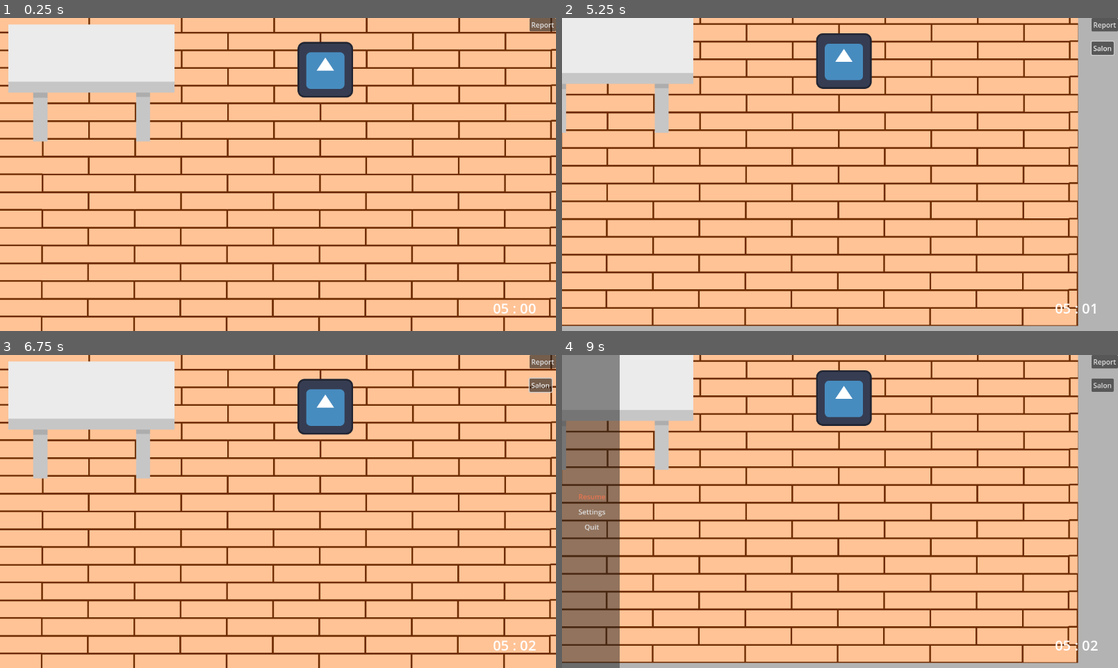
Above: before the commit, frames 1-4 (two rows, left to right).
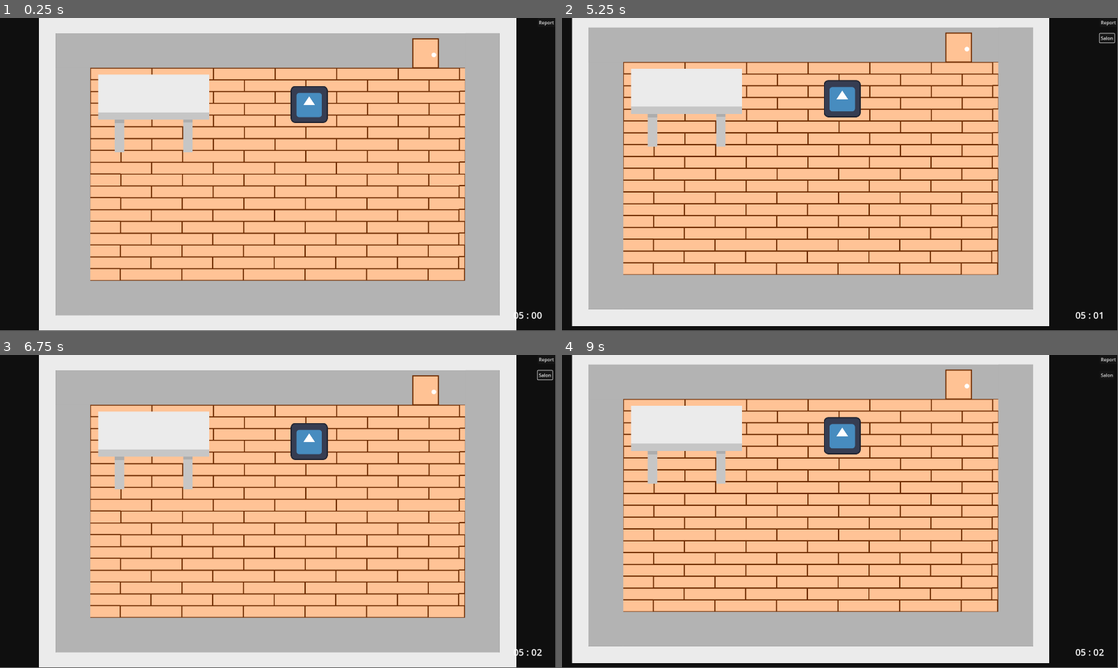
Above: after the commit, the same moments.

Repository: LeoGoder/IsAnythingWrong
Game: Godot game, scene res://scene/map.tscn
The game is run twice, just before and just after one commit, with the same random seed, the same clock (stepped at 60 frames per second) and the same inputs. The engine's default icon, where the game draws it, is replaced by a stand-in: a white triangle on a blue panel in a dark square.
Inputs (mouse positions are in pixels of both pictures, inside the frame that each line leads up to):
- Up to frame 1 (0.25 s): no input
- Up to frame 2 (5.25 s): click "Report" at 0.5 s; click "Salon" at 1.25 s; click "Report" at 2 s; click "Report" at 2.75 s; click "Salon" at 3.5 s; click "Salon" at 4.25 s; tap Enter at 5 s; move the mouse to (962, 158) at 5.02 s; tap A (previous) at 5.1 s
- Up to frame 3 (6.75 s): tap Space at 5.75 s; move the mouse to (166, 527) at 5.77 s; tap D (next) at 5.85 s; tap A (previous) at 6.05, 6.6 s; tap Enter at 6.5 s; move the mouse to (333, 442) at 6.52 s
- Up to frame 4 (9 s): tap Space at 7.25 s; move the mouse to (812, 574) at 7.27 s; tap A (previous) at 7.35, 8.3 s; tap Enter at 8 s; move the mouse to (1006, 558) at 8.02 s; tap D (next) at 8.1 s; tap Escape (pause) at 8.65 s; click "Resume" at 8.75 s
In our replay, the window is 800x450 before the commit and 799x449 after it. These sizes can differ from the game's own. Grey fills any space a smaller window leaves; there, only what the larger window draws over its background counts as a difference.

The runs differ from the first frame. In frame 1, 67% of the frame differs, in the area x 0-100%, y 0-100%; in frame 2, 68%; in frame 3, 67%; in frame 4, 69%.

Commit message:
[FEAT] resume button unpaused the game, main menu add camera moving based on mouse movement

Diff:
--- a/project.godot
+++ b/project.godot
@@ -17,8 +17,8 @@
 
 [display]
 
-window/size/viewport_width=1280
-window/size/viewport_height=720
+window/size/viewport_width=1920
+window/size/viewport_height=1080
 
 [input]
 
--- a/scene/main_menu.tscn
+++ b/scene/main_menu.tscn
@@ -1,11 +1,36 @@
-[gd_scene format=3 uid="uid://c4818b7dbg5ye"]
+[gd_scene load_steps=3 format=3 uid="uid://c4818b7dbg5ye"]
 
-[node name="main_menu" type="Control"]
+[ext_resource type="Texture2D" uid="uid://bkyqe8hvwqmqf" path="res://assets/maps/salon.svg" id="1_3er1b"]
+[ext_resource type="Script" uid="uid://dgrbhl8rekbnc" path="res://scripts/main_menu.gd" id="1_hxu56"]
+
+[node name="main_menu" type="Control" node_paths=PackedStringArray("camera")]
 layout_mode = 3
 anchors_preset = 15
 anchor_right = 1.0
 anchor_bottom = 1.0
 grow_horizontal = 2
 grow_vertical = 2
+script = ExtResource("1_hxu56")
+camera = NodePath("Camera2D")
+
+[node name="Camera2D" type="Camera2D" parent="."]
 
 [node name="CanvasLayer" type="CanvasLayer" parent="."]
+
+[node name="ColorRect" type="ColorRect" parent="CanvasLayer"]
+anchors_preset = 8
+anchor_left = 0.5
+anchor_top = 0.5
+anchor_right = 0.5
+anchor_bottom = 0.5
+offset_left = -370.0
+offset_top = -243.0
+offset_right = 370.0
+offset_bottom = 243.0
+grow_horizontal = 2
+grow_vertical = 2
+color = Color(0.299547, 0.299547, 0.299547, 0.568627)
+
+[node name="Salon" type="Sprite2D" parent="."]
+position = Vector2(6, -12)
+texture = ExtResource("1_3er1b")
--- a/scene/map.tscn
+++ b/scene/map.tscn
@@ -11,6 +11,7 @@
 [node name="map" type="Node2D"]
 
 [node name="GameManager" type="Node2D" parent="." node_paths=PackedStringArray("salon")]
+visible = false
 script = ExtResource("4_nf54y")
 salon = NodePath("../salon")
 
@@ -75,14 +76,16 @@
 wait_time = 3.0
 autostart = true
 
-[node name="Root" parent="." instance=ExtResource("5_4xw1d")]
+[node name="Root" parent="." node_paths=PackedStringArray("time", "player_script") instance=ExtResource("5_4xw1d")]
 visible = false
+time = NodePath("../Timer")
+player_script = NodePath("../Player")
 
 [node name="Spawn_anomalie" type="Timer" parent="."]
 wait_time = 3.0
 
 [connection signal="pressed" from="CanvasLayer/Button" to="CanvasLayer/Button" method="_on_pressed"]
 [connection signal="button_down" from="CanvasLayer/Button/Salon" to="CanvasLayer/Button" method="_on_salon_button_down"]
-[connection signal="pressed" from="CanvasLayer/Button/Salon" to="CanvasLayer/Button" method="_on_salon_pressed"]
+[connection signal="pressed" from="CanvasLayer/Button/Salon" to="GameManager" method="_on_salon_pressed"]
 [connection signal="timeout" from="Timer" to="GameManager" method="_on_timer_timeout"]
 [connection signal="timeout" from="Spawn_anomalie" to="GameManager" method="_on_spawn_anomalie_timeout"]
--- a/scene/pause_menu.gd
+++ b/scene/pause_menu.gd
@@ -1,15 +1,22 @@
 extends CanvasLayer
 
 @onready var quit = $VBoxContainer/Quit
+@export var time: Timer
+@export var player_script: Node2D
+
+
+func _on_quit_pressed() -> void:
+	get_tree().quit()
+
+func _on_resume_pressed() -> void:
+	if self.visible == true:
+		self.visible = false
+		time.paused = false
+		player_script.can_move = true
 # Called when the node enters the scene tree for the first time.
 func _ready() -> void:
 	pass # Replace with function body.
 
-
 # Called every frame. 'delta' is the elapsed time since the previous frame.
 func _process(delta: float) -> void:
 	pass
-
-
-func _on_quit_pressed() -> void:
-	get_tree().quit()
--- a/scene/pause_menu.tscn
+++ b/scene/pause_menu.tscn
@@ -15,10 +15,14 @@
 script = ExtResource("1_grdc7")
 
 [node name="ColorRect" type="ColorRect" parent="."]
-offset_right = 40.0
-offset_bottom = 40.0
-scale = Vector2(3.3219, 17.9932)
+anchors_preset = -1
+anchor_right = 0.0692062
+anchor_bottom = 0.666415
+offset_right = -92.876
+offset_bottom = -679.728
+scale = Vector2(3.3219, 78.5132)
 color = Color(0.137255, 0.137255, 0.137255, 0.498039)
+metadata/_edit_use_anchors_ = true
 
 [node name="Console_Window" type="Window" parent="."]
 title = "Console"
@@ -57,4 +61,5 @@
 text = "Quit"
 flat = true
 
+[connection signal="pressed" from="VBoxContainer/Resume" to="." method="_on_resume_pressed"]
 [connection signal="pressed" from="VBoxContainer/Quit" to="." method="_on_quit_pressed"]
--- a/scripts/game_manager.gd
+++ b/scripts/game_manager.gd
@@ -37,7 +37,9 @@
 			salon_item_position.append(child.position)
 	print(salon_item_position[0])
 
-func _on_menu_button_about_to_popup() -> void:
+
+# will check for anomalies in the salon
+func _on_salon_pressed() -> void:
 	pass # Replace with function body.
 
 # Called when the node enters the scene tree for the first time.
--- a/scene/GameOver.tscn
+++ b/scripts/main_menu.gd
@@ -1,19 +1,18 @@
-[gd_scene format=3 uid="uid://dpiqp27hcg7wh"]
+extends Control
 
-[node name="Root" type="Node2D"]
+var speed = 0.1
+@export var camera: Camera2D
 
-[node name="CanvasLayer" type="CanvasLayer" parent="."]
+func move_camera_with_mouse():
+	var mouse_position = get_global_mouse_position()
+	camera.position = mouse_position * speed
 
-[node name="Label" type="Label" parent="CanvasLayer"]
-anchors_preset = 8
-anchor_left = 0.5
-anchor_top = 0.5
-anchor_right = 0.5
-anchor_bottom = 0.5
-offset_left = -41.5
-offset_top = -11.5
-offset_right = 41.5
-offset_bottom = 11.5
-grow_horizontal = 2
-grow_vertical = 2
-text = "GameOver"
+
+# Called when the node enters the scene tree for the first time.
+func _ready() -> void:
+	pass # Replace with function body.
+
+
+# Called every frame. 'delta' is the elapsed time since the previous frame.
+func _process(delta: float) -> void:
+	move_camera_with_mouse()
Not shown, added: scripts/main_menu.gd.uid
